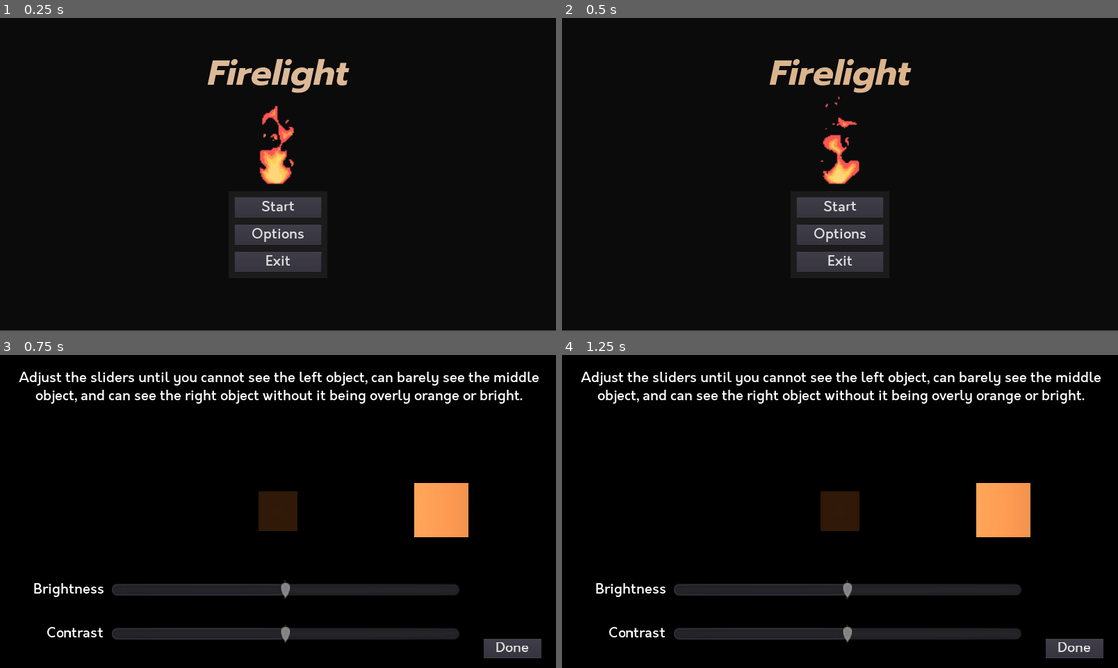
Above: before the commit, frames 1-4 (two rows, left to right).
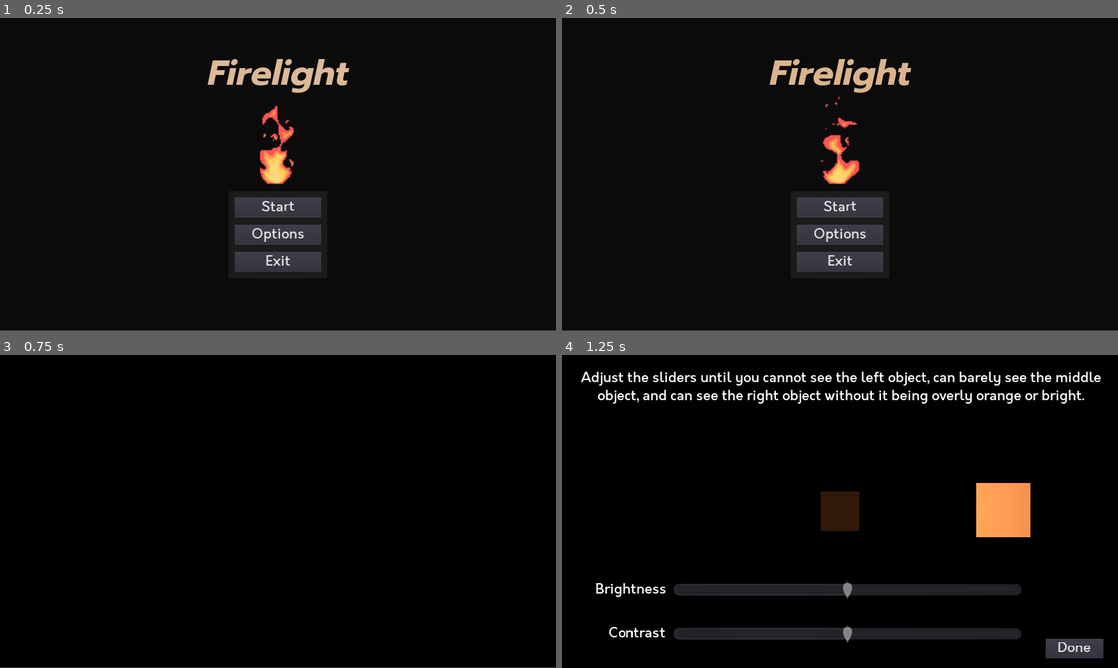
Above: after the commit, the same moments.

Repository: aozero/INTD450-Game
Game: Godot game, scene res://Scenes/Menus/MainMenu.tscn
Two runs of this game, one before a commit and one after it. Both use one fixed random seed, a clock stepped at 60 frames per second and the inputs below. The engine's default icon, where the game draws it, is replaced by a stand-in: a white triangle on a blue panel in a dark square. Sound files missing from this copy of the repository are replaced by a short silence.
Inputs:
- Up to frame 1 (0.25 s): no input
- Up to frame 2 (0.5 s): no input
- Up to frame 3 (0.75 s): click "Start" at 0.5 s
- Up to frame 4 (1.25 s): no input

Frames 1-2 are identical in both runs. In frame 3, 11% of the frame differs, in the area x 0-100%, y 5-100%; in frame 4, nothing differs.

Commit message:
Add 0.5 second dramatic black to main menu

Diff:
--- a/Scenes/Menus/MainMenu.tscn
+++ b/Scenes/Menus/MainMenu.tscn
@@ -1,8 +1,8 @@
 [gd_scene load_steps=11 format=2]
 
 [ext_resource path="res://Scripts/Menus/MainMenu.gd" type="Script" id=1]
-[ext_resource path="res://Fonts/Prompt-BoldItalic.ttf" type="DynamicFontData" id=2]
-[ext_resource path="res://Sound/Effects/Match/match_burning.wav" type="AudioStream" id=3]
+[ext_resource path="res://Sound/Effects/Match/match_burning.wav" type="AudioStream" id=2]
+[ext_resource path="res://Fonts/Prompt-BoldItalic.ttf" type="DynamicFontData" id=3]
 [ext_resource path="res://Sprites/Fires/small_fire_sheet.png" type="Texture" id=4]
 [ext_resource path="res://Fonts/Prompt.ttf" type="DynamicFontData" id=5]
 [ext_resource path="res://Scenes/Menus/OptionsMenu.tscn" type="PackedScene" id=6]
@@ -13,10 +13,10 @@
 size = 120
 use_mipmaps = false
 use_filter = false
-font_data = ExtResource( 2 )
+font_data = ExtResource( 3 )
 _sections_unfolded = [ "Extra Spacing", "Font", "Settings" ]
 
-[sub_resource type="Animation" id=3]
+[sub_resource type="Animation" id=2]
 
 resource_name = "loop"
 length = 4.56
@@ -35,7 +35,7 @@
 "values": [ 0, 1, 2, 3, 4, 5, 6, 7, 8, 9, 10, 11, 12, 0, 1, 2, 3, 4, 5, 6, 7, 8, 9, 10, 11, 12, 0, 1, 2, 3, 4, 5, 6, 7, 8, 9, 10, 11, 12 ]
 }
 tracks/1/type = "value"
-tracks/1/path = NodePath("../../../Label:custom_colors/font_color")
+tracks/1/path = NodePath("../../Label:custom_colors/font_color")
 tracks/1/interp = 2
 tracks/1/loop_wrap = true
 tracks/1/imported = false
@@ -72,14 +72,31 @@
 color = Color( 0.046875, 0.046875, 0.046875, 1 )
 script = ExtResource( 1 )
 
-[node name="Label" type="Label" parent="." index="0"]
+[node name="AudioStreamPlayer" type="AudioStreamPlayer" parent="." index="0"]
+
+stream = ExtResource( 2 )
+volume_db = -5.0
+pitch_scale = 1.0
+autoplay = true
+mix_target = 0
+bus = "Master"
+
+[node name="CanvasLayer" type="CanvasLayer" parent="." index="1"]
+
+layer = 0
+offset = Vector2( 0, 0 )
+rotation = 0.0
+scale = Vector2( 1, 1 )
+transform = Transform2D( 1, 0, 0, 1, 0, 0 )
+
+[node name="Label" type="Label" parent="CanvasLayer" index="0"]
 
 anchor_left = 0.0
 anchor_top = 0.0
 anchor_right = 1.0
 anchor_bottom = 0.0
-margin_top = 100.0
-margin_bottom = 182.0
+margin_top = 98.0
+margin_bottom = 280.0
 rect_pivot_offset = Vector2( 0, 0 )
 rect_clip_content = false
 mouse_filter = 2
@@ -97,24 +114,7 @@
 max_lines_visible = -1
 _sections_unfolded = [ "Margin", "custom_colors" ]
 
-[node name="AudioStreamPlayer" type="AudioStreamPlayer" parent="." index="1"]
-
-stream = ExtResource( 3 )
-volume_db = -5.0
-pitch_scale = 1.0
-autoplay = true
-mix_target = 0
-bus = "Master"
-
-[node name="CanvasLayer" type="CanvasLayer" parent="." index="2"]
-
-layer = 0
-offset = Vector2( 0, 0 )
-rotation = 0.0
-scale = Vector2( 1, 1 )
-transform = Transform2D( 1, 0, 0, 1, 0, 0 )
-
-[node name="SpriteContainer" type="Control" parent="CanvasLayer" index="0"]
+[node name="SpriteContainer" type="Control" parent="CanvasLayer" index="1"]
 
 anchor_left = 0.5
 anchor_top = 0.0
@@ -146,10 +146,10 @@
 playback_process_mode = 1
 playback_default_blend_time = 0.0
 playback_speed = 1.0
-anims/loop = SubResource( 3 )
+anims/loop = SubResource( 2 )
 blend_times = [  ]
 
-[node name="CanvasLayer2" type="CanvasLayer" parent="." index="3"]
+[node name="CanvasLayer2" type="CanvasLayer" parent="." index="2"]
 
 layer = 1
 offset = Vector2( 0, 0 )
@@ -159,6 +159,7 @@
 
 [node name="PauseMenuRect" type="ColorRect" parent="CanvasLayer2" index="0"]
 
+editor/display_folded = true
 anchor_left = 0.5
 anchor_top = 0.5
 anchor_right = 0.5
@@ -333,12 +334,27 @@
 align = 1
 _sections_unfolded = [ "Margin", "Rect" ]
 
-[node name="OptionsMenu" parent="." index="4" instance=ExtResource( 6 )]
-
-[node name="ExitVerfication" parent="." index="5" instance=ExtResource( 7 )]
+[node name="OptionsMenu" parent="CanvasLayer2" index="1" instance=ExtResource( 6 )]
+
+margin_top = -202.0
+margin_bottom = 308.0
+
+[node name="ExitVerfication" parent="CanvasLayer2" index="2" instance=ExtResource( 7 )]
+
+margin_top = -202.0
+margin_bottom = 278.0
+
+[node name="Timer" type="Timer" parent="." index="3"]
+
+process_mode = 1
+wait_time = 0.5
+one_shot = true
+autostart = false
 
 [connection signal="button_up" from="CanvasLayer2/PauseMenuRect/VBoxContainer/StartContainer/StartButton" to="." method="_on_StartButton_button_up"]
 
 [connection signal="button_up" from="CanvasLayer2/PauseMenuRect/VBoxContainer/OptionsContainer/OptionsButton" to="." method="_on_OptionsButton_button_up"]
 
 [connection signal="button_up" from="CanvasLayer2/PauseMenuRect/VBoxContainer/ExitContainer/ExitButton" to="." method="_on_ExitButton_button_up"]
+
+[connection signal="timeout" from="Timer" to="." method="_on_Timer_timeout"]
--- a/Scripts/Menus/MainMenu.gd
+++ b/Scripts/Menus/MainMenu.gd
@@ -1,13 +1,22 @@
 extends ColorRect
 
 onready var sprite_anim = $CanvasLayer/SpriteContainer/Sprite/AnimationPlayer
-onready var options_menu = $OptionsMenu
-onready var exit_verification = $ExitVerfication
+onready var options_menu = $CanvasLayer2/OptionsMenu
+onready var exit_verification = $CanvasLayer2/ExitVerfication
+onready var canvaslayer_1 = $CanvasLayer
+onready var canvaslayer_2 = $CanvasLayer2
+onready var timer = $Timer
 
 func _ready():
 	sprite_anim.play("loop")
 
 func _on_StartButton_button_up():
+	color = Color(0, 0, 0)
+	canvaslayer_1.layer = -1
+	canvaslayer_2.layer = -1
+	timer.start()
+
+func _on_Timer_timeout():
 	get_tree().change_scene("res://Scenes/Menus/GammaChanger.tscn")
 
 func _on_OptionsButton_button_up():
Not shown: 4 places in Scenes/Menus/MainMenu.tscn that only renumber resources
